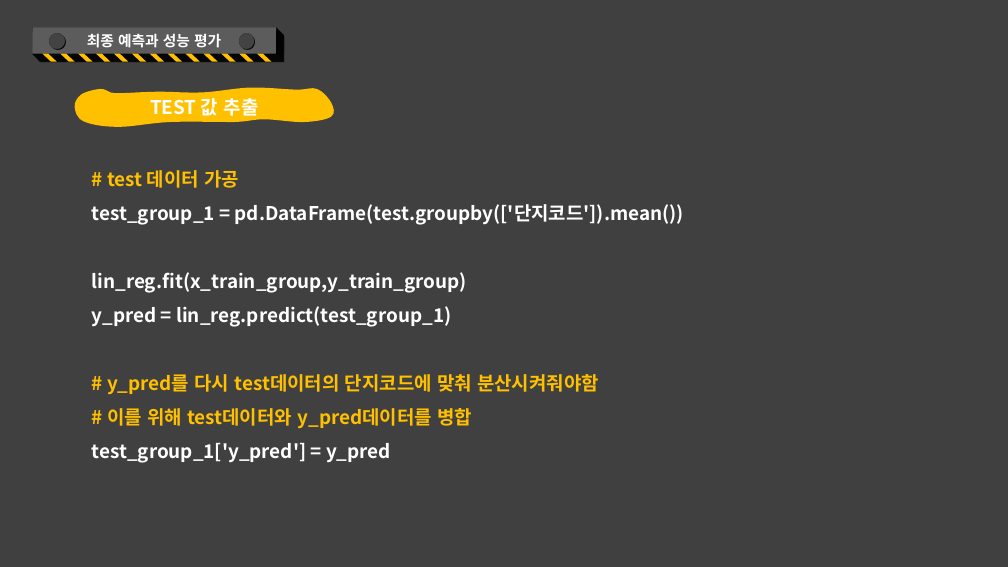
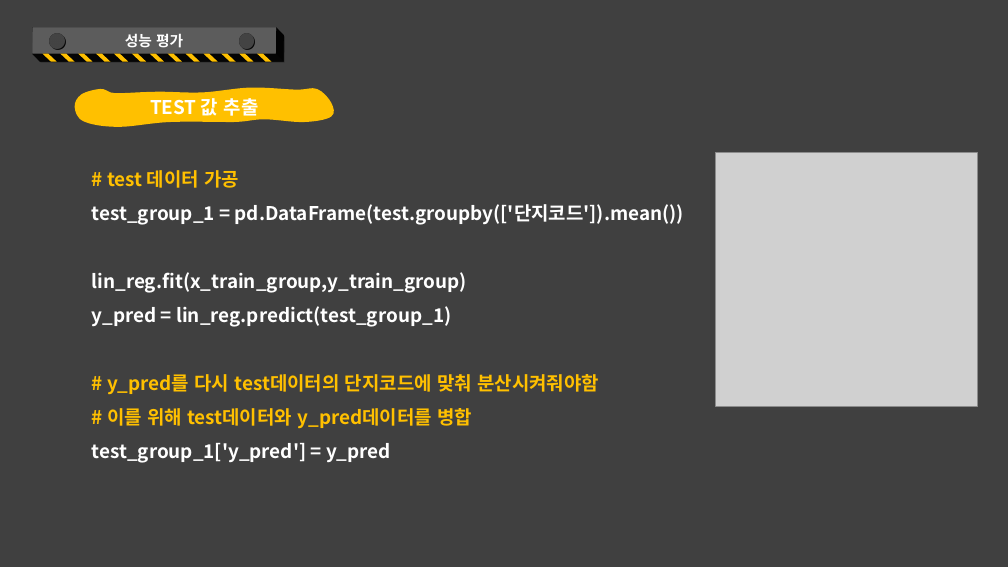
Before and after one commit to kkkkyoung/parking_project, a slide deck: slide 52 of PlayDate_2nd_project.pptx (slide 47 before the commit). Drawn at 1008x567 pixels with LibreOffice and Linux fonts; fonts in the diff are those of the drawing; grey boxes stand for pictures. Boxes give left, top, right and bottom in pixels: in the first picture for what was removed or moved away, otherwise in the second. Text is boxed around its words. In the diff, an @@ line names an element or a change of style, - is before the commit and + after.

```diff
--- a/PlayDate_2nd_project.pptx
+++ b/PlayDate_2nd_project.pptx
@@ text in rectangle at [125, 33, 183, 48]: text changed @@
-최종 예측과 성능 평가
+성능 평가
@@ picture added at [716, 153, 978, 406] @@
```
Also in this commit, not shown: 23 other slides changed, 8 slides added, 1 slide removed.
